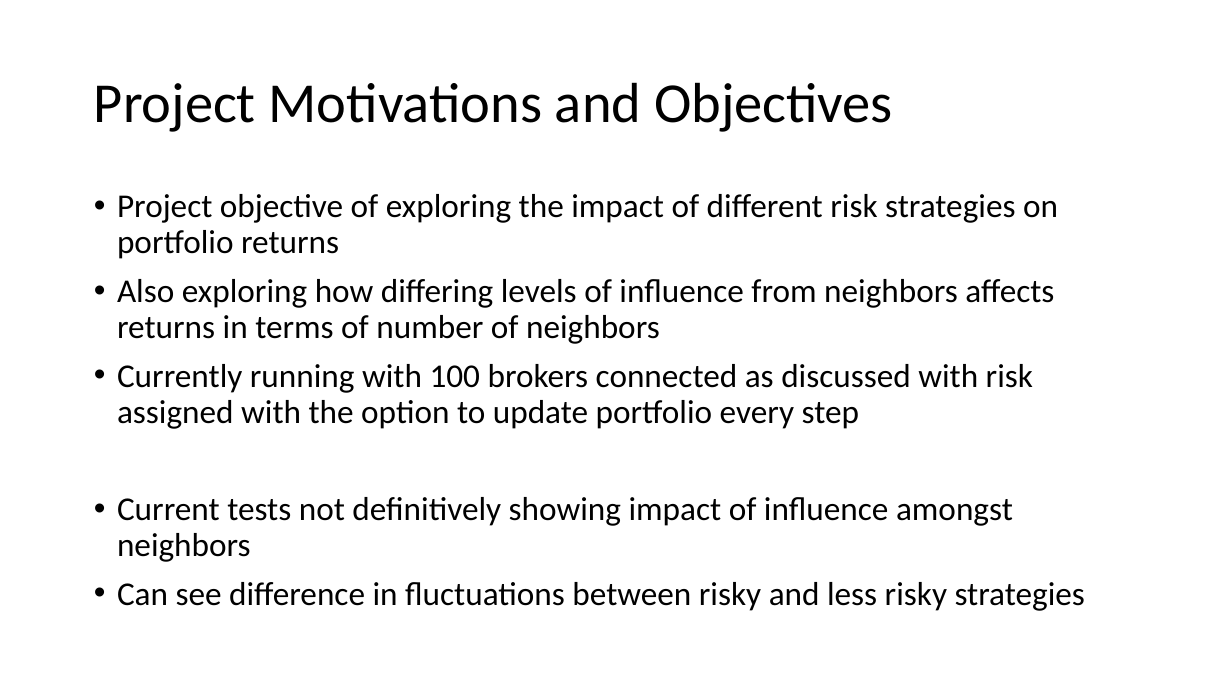
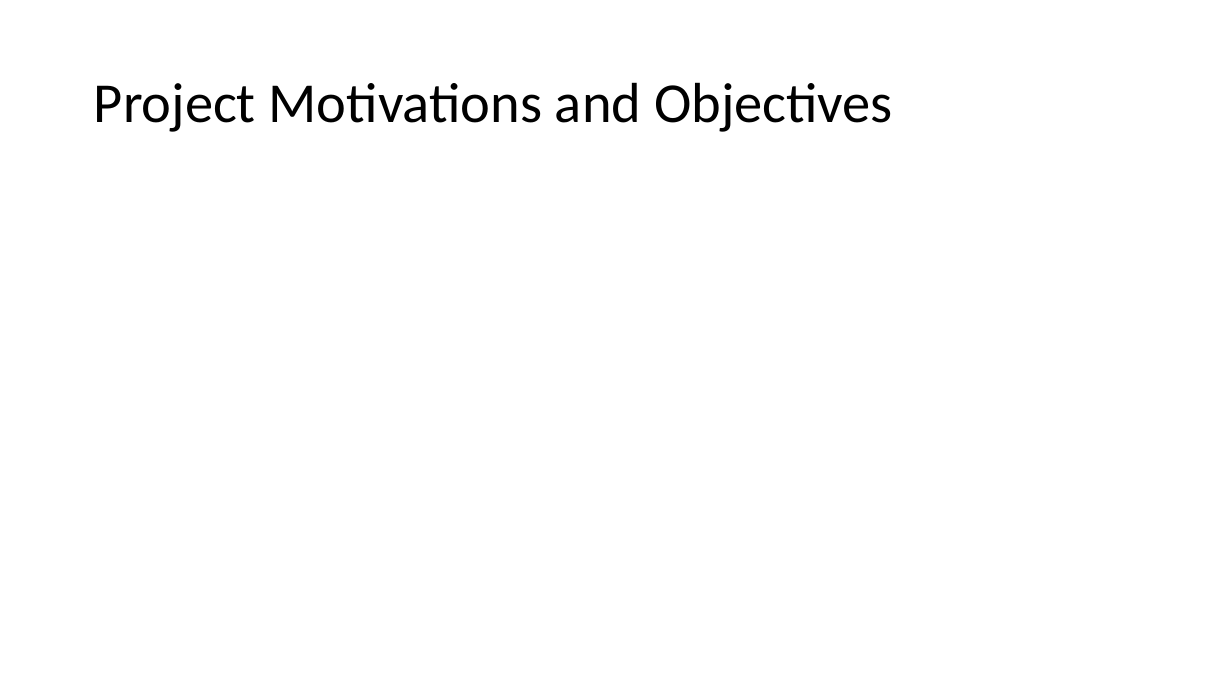
Before and after one commit to rjudy1/ComplexSystemsProject, a slide deck: slide 2 of Project Status Report Final/finalpresentation.pptx. Drawn at 1232x693 pixels with LibreOffice and Linux fonts; fonts in the diff are those of the drawing; background and template pictures are left out. Boxes give left, top, right and bottom in pixels: in the first picture for what was removed or moved away, otherwise in the second. Text is boxed around its words. In the diff, an @@ line names an element or a change of style, - is before the commit and + after.

Commit message:
update presentation

```diff
--- a/Project Status Report Final/finalpresentation.pptx
+++ b/Project Status Report Final/finalpresentation.pptx
@@ text removed at (117, 194, 1085, 611) @@
-• Project objective of exploring the impact of different risk strategies on portfolio returns
-• Also exploring how differing levels of influence from neighbors affects returns in terms of number of neighbors
-• Currently running with 100 brokers connected as discussed with risk assigned with the option to update portfolio every step
-• Current tests not definitively showing impact of influence amongst neighbors
-• Can see difference in fluctuations between risky and less risky strategies
```
Also in this commit, not shown: 1 other slide changed, 8 slides added, 4 slides removed, 1 other file.
